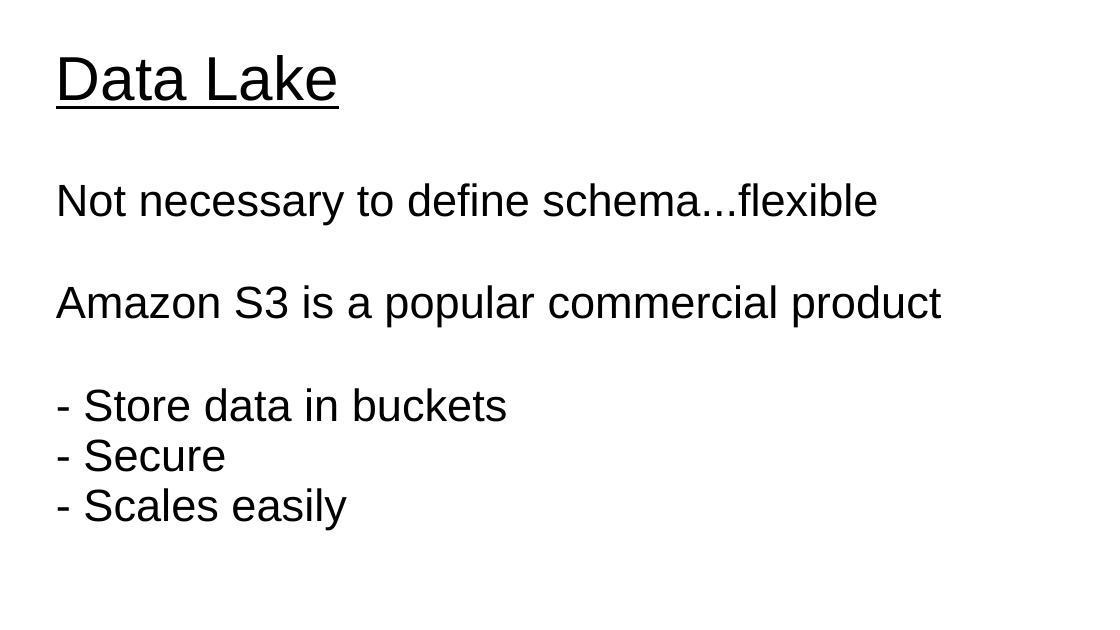
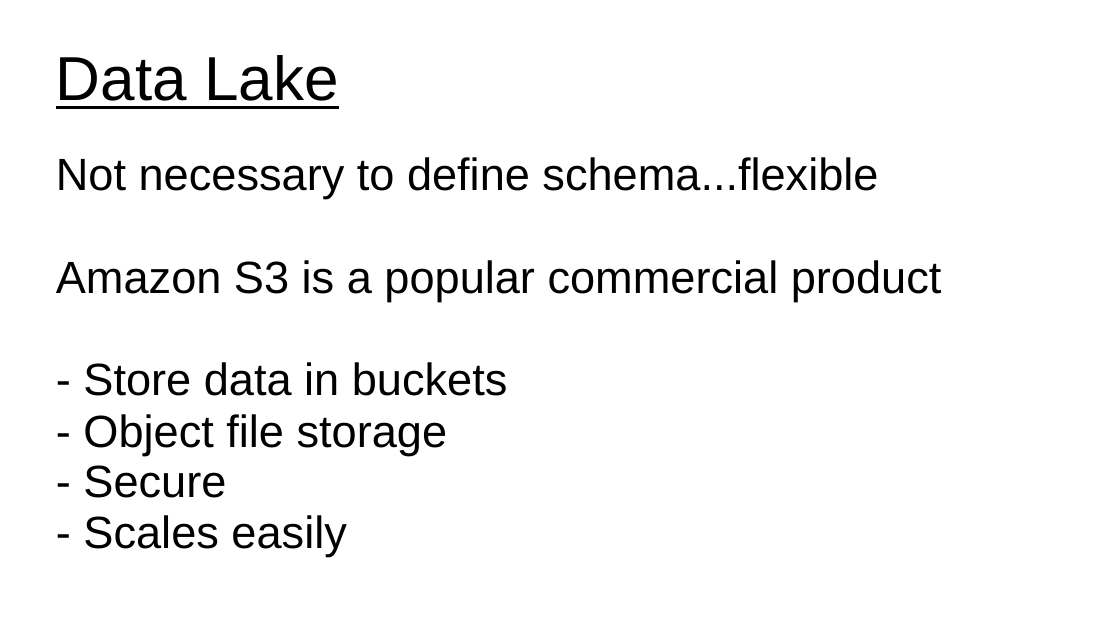
Before and after one commit to UVADS/distributed_computing, a slide deck: slide 3 of 11_delta_lakes/data_lake_vs_warehouse.ppt. Drawn at 1120x630 pixels with LibreOffice and Linux fonts; fonts in the diff are those of the drawing. Boxes give left, top, right and bottom in pixels: in the first picture for what was removed or moved away, otherwise in the second. Text is boxed around its words. In the diff, an @@ line names an element or a change of style, - is before the commit and + after.

```diff
--- a/11_delta_lakes/data_lake_vs_warehouse.ppt
+++ b/11_delta_lakes/data_lake_vs_warehouse.ppt
@@ subtitle at box(83, 362, 508, 556): text changed @@
-- Store data in buckets
-- Secure
-- Scales easily
+- Store data in buckets
+- Object file storage
+- Secure
+- Scales easily
```
Also in this commit, not shown: 11 other files.
